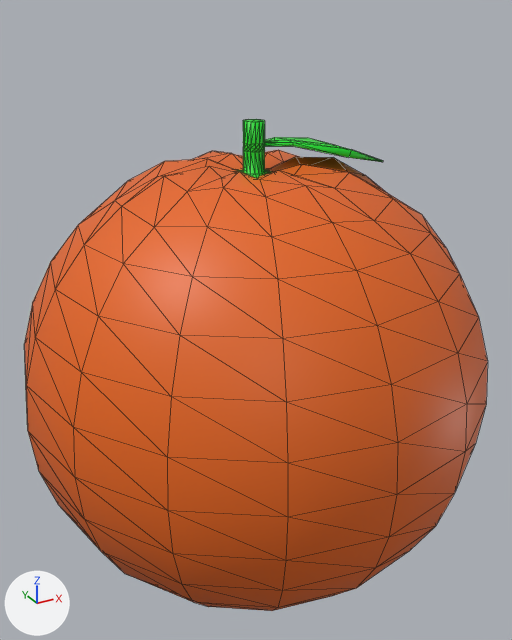
What one commit did to the glTF model Resources/AbacabaLevel_Assets/Models/Orange.glb.
Both versions are drawn from a 50 mm lens placed at (-1.36, -2.49, 1.5), pointed at (0.01, 0.0, 0.26). Arrows for +X, +Y and +Z are at lower left; the lights stay in place. Mesh edges are drawn as thin lines. Vertices at the same position are counted once.

In view in the first picture: 'Laranja'.
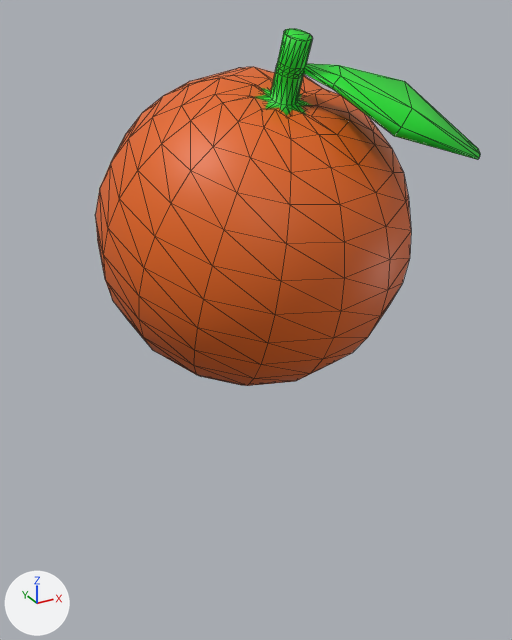
What differs and where, as boxes [x1, y1, x2, y2] in the pictures (512 x 640 px; the box of a moved part takes in the faces that stretch with it):
```json
{"object": "Laranja", "change": "reshaped, moved, turned, rescaled", "before": [25, 119, 488, 611], "after": [95, 29, 480, 386]}
{"part": 1, "of": "me_cylinder_002", "change": "moved or reshaped", "before": [235, 119, 383, 179], "after": [255, 29, 480, 160]}
```

Scene script edits in JSON lines:
```json
{"block": "me_cylinder_002", "where": "me_cylinder_002.from_pydata(...)  # 356 vertices, 704 faces; spans x -1.0..1.0, y -1.0..1.0, z -0.92..1.1"}
{"block": "me_cylinder_002", "where": "# used by ob_laranja; location = (0.0, 0.0, 0.0)"}
{"block": "me_cylinder_002", "change": "me_cylinder_002 part 1: the loose piece of 114 vertices spanning x -0.12..0.63, y -0.16..0.16, z 0.89..1.1 is turned -37.9 degrees about the z axis through its middle and scaled by 1.81, then moved by (0.12, -0.27, 0.09)"}
{"op": "set", "path": "ob_laranja.location", "old": "(0.0, 0.0, 0.0)", "new": "(0.0, 0.0, 0.657)"}
{"op": "set", "path": "ob_laranja.rotation_euler", "old": "(0.0, 0.0, 0.0)", "new": "(0.392, 0.0, 0.0)", "note": "degrees (0, 0, 0) -> degrees (22, 0, 0)"}
{"op": "set", "path": "ob_laranja.scale", "old": "(1.0, 1.0, 1.0)", "new": "(0.641, 0.641, 0.641)"}
```
